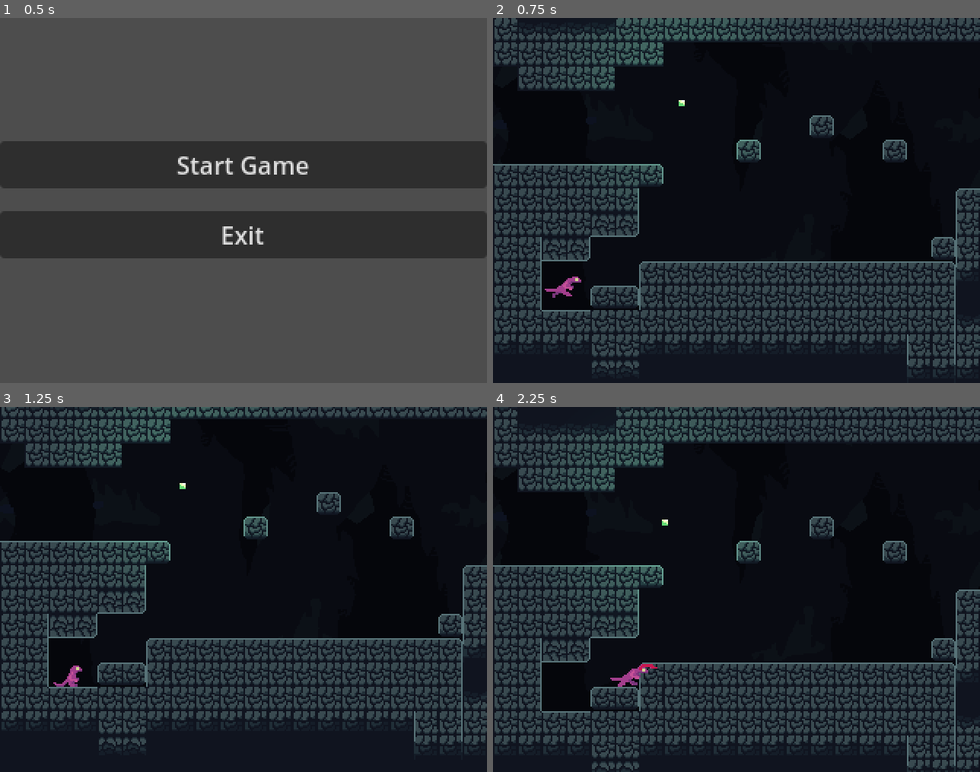
Above: before the commit, frames 1-4 (two rows, left to right).
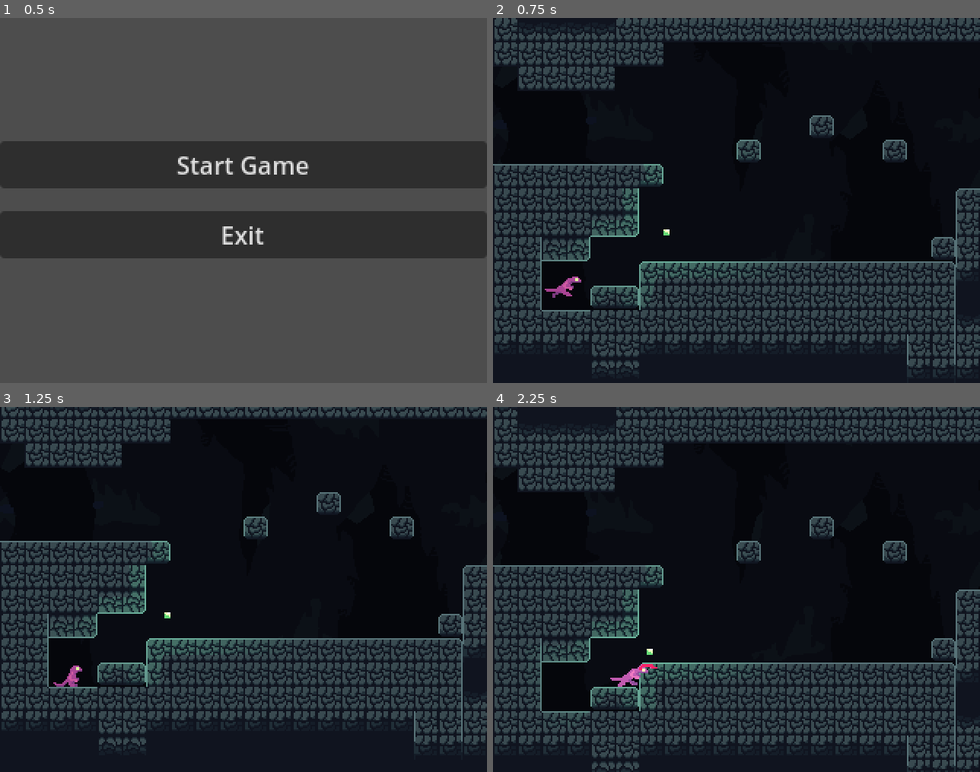
Above: after the commit, the same moments.

Repository: Liakatido/MVM19
Game: Godot game, scene res://scenes/game.tscn
Two runs of this game, one before a commit and one after it. Both use one fixed random seed, a clock stepped at 60 frames per second and the inputs below.
Inputs:
- Up to frame 1 (0.5 s): no input
- Up to frame 2 (0.75 s): click "Start Game" at 0.5 s
- Up to frame 3 (1.25 s): no input
- Up to frame 4 (2.25 s): tap Enter (ui_accept) at 1.25 s; hold X (attack) 1.28-2.03 s; hold Right (right) from 1.28 s (still down); tap Z (jump) at 1.52 s; tap C (dash) at 2.1 s

Frame 1 is identical in both runs. In frame 2, 1.6% of the frame differs, in the area x 16-54%, y 1-80%; in frame 3, 1.6%; in frame 4, 1.9%, in the area x 12-55%, y 10-84%.

Commit message:
added shadows on tileset

Diff:
--- a/scenes/creatures/lightbug.tscn
+++ b/scenes/creatures/lightbug.tscn
@@ -27,9 +27,15 @@
 texture = ExtResource("1_mxshh")
 
 [node name="emitter" type="PointLight2D" parent="lightbugSprite"]
+light_mask = 2
+visibility_layer = 2
+z_index = -5
 scale = Vector2(3.03, 3)
 color = Color(0.305882, 0.74902, 0.411765, 1)
 energy = 0.9
+shadow_enabled = true
+shadow_filter = 1
+shadow_item_cull_mask = 3
 texture = SubResource("GradientTexture2D_bifmq")
 
 [node name="lightbugCollison" type="CollisionShape2D" parent="."]
--- a/scenes/levels/cave/caveSelfLair.tscn
+++ b/scenes/levels/cave/caveSelfLair.tscn
@@ -52,7 +52,7 @@
 position = Vector2(-156.876, 11.308)
 
 [node name="lightbug" parent="." index="2" instance=ExtResource("3_830w8")]
-position = Vector2(125, 102)
+position = Vector2(115, 187)
 
 [editable path="Gates/LevelGate"]
 [editable path="Gates/LevelGate2"]
--- a/scenes/levels/tilesets/cave_tileset.tres
+++ b/scenes/levels/tilesets/cave_tileset.tres
@@ -1,171 +1,217 @@
-[gd_resource type="TileSet" load_steps=3 format=3 uid="uid://07ih54c4gmpd"]
+[gd_resource type="TileSet" load_steps=27 format=3 uid="uid://07ih54c4gmpd"]
 
 [ext_resource type="Texture2D" uid="uid://cah4evg6ueolx" path="res://assets/tileset.png" id="1_eiree"]
+
+[sub_resource type="OccluderPolygon2D" id="OccluderPolygon2D_53e88"]
+polygon = PackedVector2Array(8, 3, 8, 8, 3, 8, 3, 3)
+
+[sub_resource type="OccluderPolygon2D" id="OccluderPolygon2D_0wh5w"]
+polygon = PackedVector2Array(8, -3, 3, -3, 3, -8, 8, -8)
+
+[sub_resource type="OccluderPolygon2D" id="OccluderPolygon2D_q88km"]
+polygon = PackedVector2Array(3, -8, 8, -8, 8, 8, 3, 8)
+
+[sub_resource type="OccluderPolygon2D" id="OccluderPolygon2D_o2dqs"]
+polygon = PackedVector2Array(8, -8, 8, 8, 3, 8, 3, -8)
+
+[sub_resource type="OccluderPolygon2D" id="OccluderPolygon2D_ijttb"]
+polygon = PackedVector2Array(-8, -8, 8, -8, 8, 8, -8, 8)
+
+[sub_resource type="OccluderPolygon2D" id="OccluderPolygon2D_37lfq"]
+polygon = PackedVector2Array(-8, 3, -8, 8, 8, 8, 8, 3)
+
+[sub_resource type="OccluderPolygon2D" id="OccluderPolygon2D_la0n8"]
+polygon = PackedVector2Array(8, -3, -8, -3, -8, -8, 8, -8)
+
+[sub_resource type="OccluderPolygon2D" id="OccluderPolygon2D_0wt3d"]
+polygon = PackedVector2Array(-8, -8, 8, -8, 8, 8, -8, 8)
+
+[sub_resource type="OccluderPolygon2D" id="OccluderPolygon2D_0oytf"]
+polygon = PackedVector2Array(-8, -8, 8, -8, 8, 8, -8, 8)
+
+[sub_resource type="OccluderPolygon2D" id="OccluderPolygon2D_gp78l"]
+polygon = PackedVector2Array(-8, -8, 8, -8, 8, 8, -8, 8)
+
+[sub_resource type="OccluderPolygon2D" id="OccluderPolygon2D_362gd"]
+polygon = PackedVector2Array(-8, -8, 8, -8, 8, 8, -8, 8)
+
+[sub_resource type="OccluderPolygon2D" id="OccluderPolygon2D_nvh2f"]
+polygon = PackedVector2Array(-8, -8, 8, -8, 8, 8, -8, 8)
+
+[sub_resource type="OccluderPolygon2D" id="OccluderPolygon2D_1jhgo"]
+polygon = PackedVector2Array(-8, 3, -3, 3, -3, 8, -8, 8)
+
+[sub_resource type="OccluderPolygon2D" id="OccluderPolygon2D_j0en8"]
+polygon = PackedVector2Array(-3, -8, -3, -3, -8, -3, -8, -8)
+
+[sub_resource type="OccluderPolygon2D" id="OccluderPolygon2D_ouc6o"]
+polygon = PackedVector2Array(-3, -8, -8, -8, -8, 8, -3, 8)
+
+[sub_resource type="OccluderPolygon2D" id="OccluderPolygon2D_op1iu"]
+polygon = PackedVector2Array(-8, -8, -8, 8, -3, 8, -3, -8)
+
+[sub_resource type="OccluderPolygon2D" id="OccluderPolygon2D_ltota"]
+polygon = PackedVector2Array(8, -2.5, 8, 3, 3.5, 3, 3.5, -2.5)
+
+[sub_resource type="OccluderPolygon2D" id="OccluderPolygon2D_fefru"]
+
+[sub_resource type="OccluderPolygon2D" id="OccluderPolygon2D_fbjgd"]
+polygon = PackedVector2Array(8, 2.5, -1, 2.5, -1, -2.5, 8, -2.5)
+
+[sub_resource type="OccluderPolygon2D" id="OccluderPolygon2D_kbdju"]
+polygon = PackedVector2Array(-8, -2.5, -8, 3, -3.5, 3, -3.5, -2.5)
+
+[sub_resource type="OccluderPolygon2D" id="OccluderPolygon2D_petph"]
+polygon = PackedVector2Array(-8, -2.5, 1, -2.5, 1, 2.5, -8, 2.5)
+
+[sub_resource type="OccluderPolygon2D" id="OccluderPolygon2D_7brog"]
+polygon = PackedVector2Array(-8, -8, 8, -8, 8, 8, -8, 8)
+
+[sub_resource type="OccluderPolygon2D" id="OccluderPolygon2D_s6ahx"]
+polygon = PackedVector2Array(-8, -8, 8, -8, 8, 8, -8, 8)
+
+[sub_resource type="OccluderPolygon2D" id="OccluderPolygon2D_7gmd7"]
+polygon = PackedVector2Array(-8, -8, 8, -8, 8, 8, -8, 8)
 
 [sub_resource type="TileSetAtlasSource" id="TileSetAtlasSource_8hwqp"]
 texture = ExtResource("1_eiree")
 0:0/next_alternative_id = 2
 0:0/0 = 0
+0:0/0/occlusion_layer_0/polygon = SubResource("OccluderPolygon2D_53e88")
 0:0/0/physics_layer_0/linear_velocity = Vector2(0, 0)
 0:0/0/physics_layer_0/angular_velocity = 0.0
 0:0/0/physics_layer_0/polygon_0/points = PackedVector2Array(8, 8, 8, 8, -8, 8, -8, -8, 8, -8, 8, 8)
-0:0/0/physics_layer_1/linear_velocity = Vector2(0, 0)
-0:0/0/physics_layer_1/angular_velocity = 0.0
 0:0/1 = 1
 0:0/1/flip_v = true
+0:0/1/occlusion_layer_0/polygon = SubResource("OccluderPolygon2D_0wh5w")
 0:0/1/physics_layer_0/linear_velocity = Vector2(0, 0)
 0:0/1/physics_layer_0/angular_velocity = 0.0
 0:0/1/physics_layer_0/polygon_0/points = PackedVector2Array(-8, -8, 8, -8, 8, 8, -8, 8)
-0:0/1/physics_layer_1/linear_velocity = Vector2(0, 0)
-0:0/1/physics_layer_1/angular_velocity = 0.0
 1:0/next_alternative_id = 2
 1:0/0 = 0
+1:0/0/occlusion_layer_0/polygon = SubResource("OccluderPolygon2D_37lfq")
 1:0/0/physics_layer_0/linear_velocity = Vector2(0, 0)
 1:0/0/physics_layer_0/angular_velocity = 0.0
 1:0/0/physics_layer_0/polygon_0/points = PackedVector2Array(8, 8, 8, 8, -8, 8, -8, -8, 8, -8, 8, 8)
-1:0/0/physics_layer_1/linear_velocity = Vector2(0, 0)
-1:0/0/physics_layer_1/angular_velocity = 0.0
 1:0/1 = 1
 1:0/1/flip_v = true
+1:0/1/occlusion_layer_0/polygon = SubResource("OccluderPolygon2D_la0n8")
 1:0/1/physics_layer_0/linear_velocity = Vector2(0, 0)
 1:0/1/physics_layer_0/angular_velocity = 0.0
 1:0/1/physics_layer_0/polygon_0/points = PackedVector2Array(-8, -8, 8, -8, 8, 8, -8, 8)
-1:0/1/physics_layer_1/linear_velocity = Vector2(0, 0)
-1:0/1/physics_layer_1/angular_velocity = 0.0
 2:0/next_alternative_id = 2
 2:0/0 = 0
+2:0/0/occlusion_layer_0/polygon = SubResource("OccluderPolygon2D_1jhgo")
 2:0/0/physics_layer_0/linear_velocity = Vector2(0, 0)
 2:0/0/physics_layer_0/angular_velocity = 0.0
 2:0/0/physics_layer_0/polygon_0/points = PackedVector2Array(8, 8, 8, 8, -8, 8, -8, -8, 8, -8, 8, 8)
-2:0/0/physics_layer_1/linear_velocity = Vector2(0, 0)
-2:0/0/physics_layer_1/angular_velocity = 0.0
 2:0/1 = 1
 2:0/1/flip_v = true
+2:0/1/occlusion_layer_0/polygon = SubResource("OccluderPolygon2D_j0en8")
 2:0/1/physics_layer_0/linear_velocity = Vector2(0, 0)
 2:0/1/physics_layer_0/angular_velocity = 0.0
 2:0/1/physics_layer_0/polygon_0/points = PackedVector2Array(-8, -8, 8, -8, 8, 8, -8, 8)
-2:0/1/physics_layer_1/linear_velocity = Vector2(0, 0)
-2:0/1/physics_layer_1/angular_velocity = 0.0
 3:0/0 = 0
+3:0/0/occlusion_layer_0/polygon = SubResource("OccluderPolygon2D_ltota")
 3:0/0/physics_layer_0/linear_velocity = Vector2(0, 0)
 3:0/0/physics_layer_0/angular_velocity = 0.0
 3:0/0/physics_layer_0/polygon_0/points = PackedVector2Array(-8, -8, 8, -8, 8, 8, -8, 8)
-3:0/0/physics_layer_1/linear_velocity = Vector2(0, 0)
-3:0/0/physics_layer_1/angular_velocity = 0.0
 4:0/0 = 0
+4:0/0/occlusion_layer_0/polygon = SubResource("OccluderPolygon2D_kbdju")
 4:0/0/physics_layer_0/linear_velocity = Vector2(0, 0)
 4:0/0/physics_layer_0/angular_velocity = 0.0
 4:0/0/physics_layer_0/polygon_0/points = PackedVector2Array(-8, -8, 8, -8, 8, 8, -8, 8)
-4:0/0/physics_layer_1/linear_velocity = Vector2(0, 0)
-4:0/0/physics_layer_1/angular_velocity = 0.0
 5:0/next_alternative_id = 3
 5:0/0 = 0
+5:0/0/occlusion_layer_0/polygon = SubResource("OccluderPolygon2D_7brog")
 5:0/0/physics_layer_0/linear_velocity = Vector2(0, 0)
 5:0/0/physics_layer_0/angular_velocity = 0.0
 5:0/0/physics_layer_0/polygon_0/points = PackedVector2Array(-8, -8, 8, -8, 8, 8, -8, 8)
-5:0/0/physics_layer_1/linear_velocity = Vector2(0, 0)
-5:0/0/physics_layer_1/angular_velocity = 0.0
 5:0/1 = 1
 5:0/1/flip_v = true
+5:0/1/occlusion_layer_0/polygon = SubResource("OccluderPolygon2D_s6ahx")
 5:0/1/physics_layer_0/linear_velocity = Vector2(0, 0)
 5:0/1/physics_layer_0/angular_velocity = 0.0
 5:0/1/physics_layer_0/polygon_0/points = PackedVector2Array(-8, -8, 8, -8, 8, 8, -8, 8)
-5:0/1/physics_layer_1/linear_velocity = Vector2(0, 0)
-5:0/1/physics_layer_1/angular_velocity = 0.0
 0:1/0 = 0
+0:1/0/occlusion_layer_0/polygon = SubResource("OccluderPolygon2D_q88km")
 0:1/0/physics_layer_0/linear_velocity = Vector2(0, 0)
 0:1/0/physics_layer_0/angular_velocity = 0.0
 0:1/0/physics_layer_0/polygon_0/points = PackedVector2Array(8, 8, 8, 8, -8, 8, -8, -8, 8, -8, 8, 8)
-0:1/0/physics_layer_1/linear_velocity = Vector2(0, 0)
-0:1/0/physics_layer_1/angular_velocity = 0.0
 1:1/next_alternative_id = 4
 1:1/0 = 0
+1:1/0/occlusion_layer_0/polygon = SubResource("OccluderPolygon2D_0wt3d")
 1:1/0/physics_layer_0/linear_velocity = Vector2(0, 0)
 1:1/0/physics_layer_0/angular_velocity = 0.0
 1:1/0/physics_layer_0/polygon_0/points = PackedVector2Array(8, 8, 8, 8, -8, 8, -8, -8, 8, -8, 8, 8)
-1:1/0/physics_layer_1/linear_velocity = Vector2(0, 0)
-1:1/0/physics_layer_1/angular_velocity = 0.0
 1:1/1 = 1
 1:1/1/flip_h = true
 1:1/1/flip_v = true
+1:1/1/occlusion_layer_0/polygon = SubResource("OccluderPolygon2D_0oytf")
 1:1/1/physics_layer_0/linear_velocity = Vector2(0, 0)
 1:1/1/physics_layer_0/angular_velocity = 0.0
 1:1/1/physics_layer_0/polygon_0/points = PackedVector2Array(-8, -8, 8, -8, 8, 8, -8, 8)
-1:1/1/physics_layer_1/linear_velocity = Vector2(0, 0)
-1:1/1/physics_layer_1/angular_velocity = 0.0
 1:1/2 = 2
 1:1/2/flip_v = true
+1:1/2/occlusion_layer_0/polygon = SubResource("OccluderPolygon2D_gp78l")
 1:1/2/physics_layer_0/linear_velocity = Vector2(0, 0)
 1:1/2/physics_layer_0/angular_velocity = 0.0
 1:1/2/physics_layer_0/polygon_0/points = PackedVector2Array(-8, -8, 8, -8, 8, 8, -8, 8)
-1:1/2/physics_layer_1/linear_velocity = Vector2(0, 0)
-1:1/2/physics_layer_1/angular_velocity = 0.0
 1:1/3 = 3
 1:1/3/flip_h = true
+1:1/3/occlusion_layer_0/polygon = SubResource("OccluderPolygon2D_362gd")
 1:1/3/physics_layer_0/linear_velocity = Vector2(0, 0)
 1:1/3/physics_layer_0/angular_velocity = 0.0
 1:1/3/physics_layer_0/polygon_0/points = PackedVector2Array(-8, -8, 8, -8, 8, 8, -8, 8)
-1:1/3/physics_layer_1/linear_velocity = Vector2(0, 0)
-1:1/3/physics_layer_1/angular_velocity = 0.0
 2:1/0 = 0
+2:1/0/occlusion_layer_0/polygon = SubResource("OccluderPolygon2D_ouc6o")
 2:1/0/physics_layer_0/linear_velocity = Vector2(0, 0)
 2:1/0/physics_layer_0/angular_velocity = 0.0
 2:1/0/physics_layer_0/polygon_0/points = PackedVector2Array(8, 8, 8, 8, -8, 8, -8, -8, 8, -8, 8, 8)
-2:1/0/physics_layer_1/linear_velocity = Vector2(0, 0)
-2:1/0/physics_layer_1/angular_velocity = 0.0
 3:1/0 = 0
+3:1/0/occlusion_layer_0/polygon = SubResource("OccluderPolygon2D_fefru")
 3:1/0/physics_layer_0/linear_velocity = Vector2(0, 0)
 3:1/0/physics_layer_0/angular_velocity = 0.0
 3:1/0/physics_layer_0/polygon_0/points = PackedVector2Array(-8, -8, 8, -8, 8, 8, -8, 8)
-3:1/0/physics_layer_1/linear_velocity = Vector2(0, 0)
-3:1/0/physics_layer_1/angular_velocity = 0.0
 5:1/next_alternative_id = 3
 5:1/0 = 0
+5:1/0/occlusion_layer_0/polygon = SubResource("OccluderPolygon2D_7gmd7")
 5:1/0/physics_layer_0/linear_velocity = Vector2(0, 0)
 5:1/0/physics_layer_0/angular_velocity = 0.0
 5:1/0/physics_layer_0/polygon_0/points = PackedVector2Array(-8, -8, 8, -8, 8, 8, -8, 8)
-5:1/0/physics_layer_1/linear_velocity = Vector2(0, 0)
-5:1/0/physics_layer_1/angular_velocity = 0.0
 0:2/0 = 0
+0:2/0/occlusion_layer_0/polygon = SubResource("OccluderPolygon2D_o2dqs")
 0:2/0/physics_layer_0/linear_velocity = Vector2(0, 0)
 0:2/0/physics_layer_0/angular_velocity = 0.0
 0:2/0/physics_layer_0/polygon_0/points = PackedVector2Array(8, 8, 8, 8, -8, 8, -8, -8, 8, -8, 8, 8)
-0:2/0/physics_layer_1/linear_velocity = Vector2(0, 0)
-0:2/0/physics_layer_1/angular_velocity = 0.0
 1:2/0 = 0
+1:2/0/occlusion_layer_0/polygon = SubResource("OccluderPolygon2D_nvh2f")
 1:2/0/physics_layer_0/linear_velocity = Vector2(0, 0)
 1:2/0/physics_layer_0/angular_velocity = 0.0
 1:2/0/physics_layer_0/polygon_0/points = PackedVector2Array(8, 8, 8, 8, -8, 8, -8, -8, 8, -8, 8, 8)
-1:2/0/physics_layer_1/linear_velocity = Vector2(0, 0)
-1:2/0/physics_layer_1/angular_velocity = 0.0
 2:2/0 = 0
+2:2/0/occlusion_layer_0/polygon = SubResource("OccluderPolygon2D_op1iu")
 2:2/0/physics_layer_0/linear_velocity = Vector2(0, 0)
 2:2/0/physics_layer_0/angular_velocity = 0.0
 2:2/0/physics_layer_0/polygon_0/points = PackedVector2Array(8, 8, 8, 8, -8, 8, -8, -8, 8, -8, 8, 8)
-2:2/0/physics_layer_1/linear_velocity = Vector2(0, 0)
-2:2/0/physics_layer_1/angular_velocity = 0.0
 3:2/0 = 0
+3:2/0/occlusion_layer_0/polygon = SubResource("OccluderPolygon2D_fbjgd")
 3:2/0/physics_layer_0/linear_velocity = Vector2(0, 0)
 3:2/0/physics_layer_0/angular_velocity = 0.0
 3:2/0/physics_layer_0/polygon_0/points = PackedVector2Array(-8, -8, 8, -8, 8, 8, -8, 8)
-3:2/0/physics_layer_1/linear_velocity = Vector2(0, 0)
-3:2/0/physics_layer_1/angular_velocity = 0.0
 4:2/0 = 0
+4:2/0/occlusion_layer_0/polygon = SubResource("OccluderPolygon2D_petph")
 4:2/0/physics_layer_0/linear_velocity = Vector2(0, 0)
 4:2/0/physics_layer_0/angular_velocity = 0.0
 4:2/0/physics_layer_0/polygon_0/points = PackedVector2Array(-8, -8, 8, -8, 8, 8, -8, 8)
-4:2/0/physics_layer_1/linear_velocity = Vector2(0, 0)
-4:2/0/physics_layer_1/angular_velocity = 0.0
 0:3/0 = 0
+0:3/0/occlusion_layer_0/polygon = SubResource("OccluderPolygon2D_ijttb")
 0:3/0/physics_layer_0/linear_velocity = Vector2(0, 0)
 0:3/0/physics_layer_0/angular_velocity = 0.0
 0:3/0/physics_layer_0/polygon_0/points = PackedVector2Array(-8, -8, 8, -8, 8, 8, -8, 8)
-0:3/0/physics_layer_1/linear_velocity = Vector2(0, 0)
-0:3/0/physics_layer_1/angular_velocity = 0.0
 
 [resource]
+occlusion_layer_0/light_mask = 1023
 physics_layer_0/collision_layer = 3
 physics_layer_0/collision_mask = 3
-physics_layer_1/collision_layer = 128
-physics_layer_1/collision_mask = 128
 sources/0 = SubResource("TileSetAtlasSource_8hwqp")
--- a/scenes/player/player.tscn
+++ b/scenes/player/player.tscn
@@ -216,6 +216,7 @@
 
 [node name="TextureRect" type="TextureRect" parent="ParallaxBackground/ParallaxLayer"]
 modulate = Color(0.580392, 0.580392, 0.580392, 1)
+light_mask = 3
 z_index = -5
 offset_left = -478.0
 offset_top = -269.0
